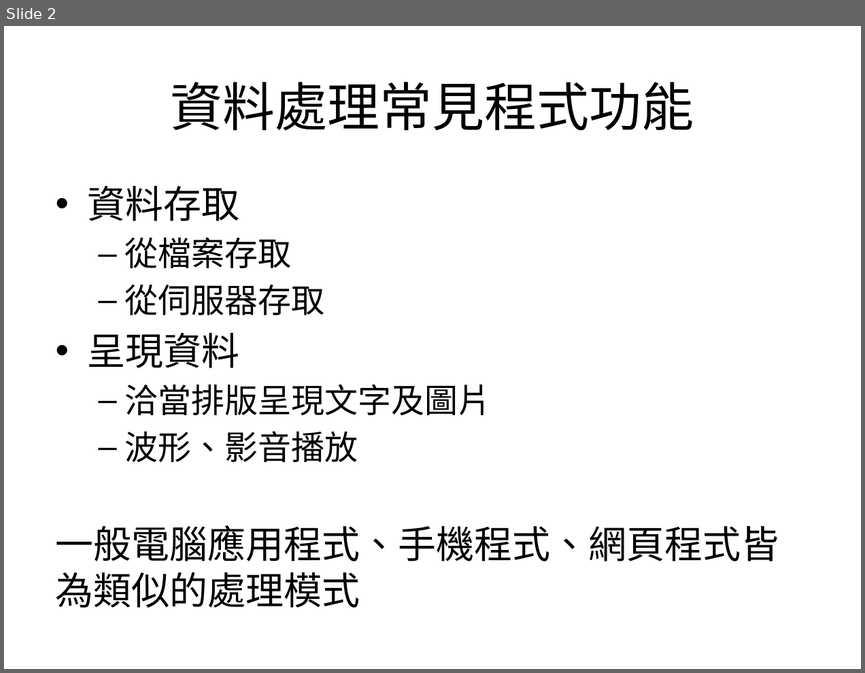
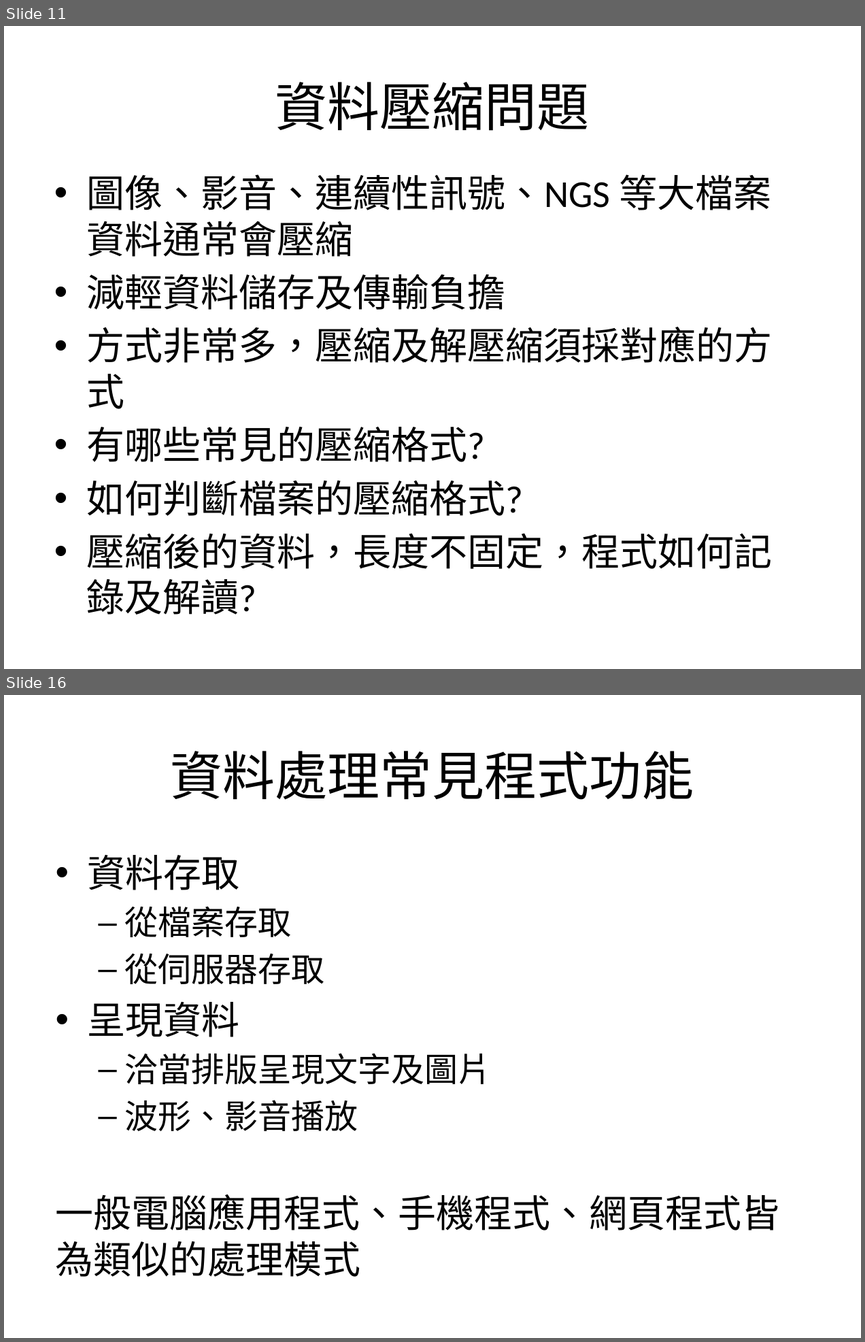
Before and after one commit to mos2718/MICexp, a slide deck: basicDataProcess/S3_DataIO_Process.pptx. Shown one above the other, each under a label of ours: slide 2 before the commit, slides 11 and 16 after it; the slides between them are not shown. The pictures are 865x673 and 865x1342 pixels, drawn with LibreOffice and Linux fonts; fonts in the diff are those of the drawing. Boxes give left, top, right and bottom in pixels: in the first picture for what was removed or moved away, otherwise in the second. Text is boxed around its words. In the diff, an @@ line names an element or a change of style, - is before the commit and + after.

```diff
--- a/basicDataProcess/S3_DataIO_Process.pptx
+++ b/basicDataProcess/S3_DataIO_Process.pptx
@@ slide 11 added at [4, 26, 861, 669], background #FFFFFF @@
@@ title added at [275, 82, 589, 131], 44 pt, text #000000 @@
+資料壓縮問題
@@ text added at [86, 174, 772, 569], 32 pt, text #000000 @@
+• 圖像、影音、連續性訊號、NGS 等大檔案資料通常會壓縮
+• 減輕資料儲存及傳輸負擔
+• 方式非常多，壓縮及解壓縮須採對應的方式
+• 有哪些常見的壓縮格式?
+• 如何判斷檔案的壓縮格式?
+• 壓縮後的資料，長度不固定，程式如何記錄及解讀?
@@ what was slide 2 is now slide 16 @@
```
Also in this commit, not shown: 1 slide changed, 13 other slides added, 2 other files.
